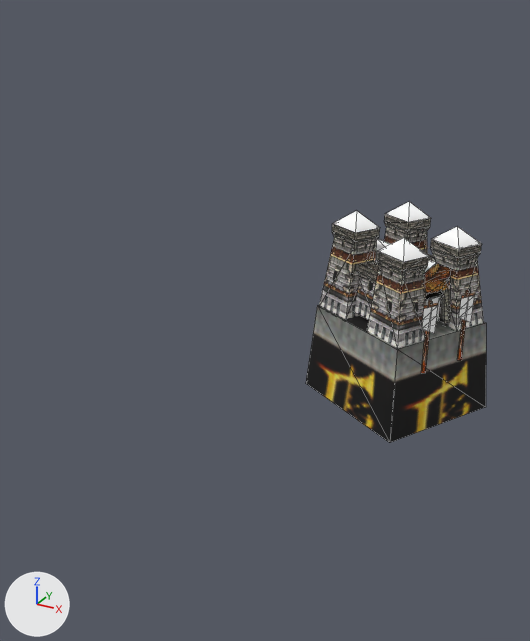
Two versions of the glTF model spikes/godot-gdext/assets/models/keep.glb, one commit apart.
Camera for both pictures: a 50 mm lens placed at (390.0, -1252.0, 558.0), pointed at (-254.0, -81.0, -28.0). The lights are fixed; the arrows at lower left show +X, +Y and +Z. The older version comes first. Mesh edges are drawn as thin lines. Vertices at exactly the same position are counted once.
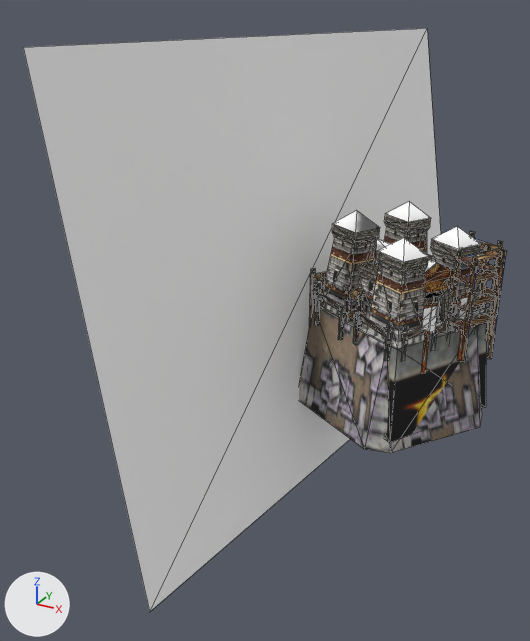
Pixel boxes [x1, y1, x2, y2] of what changed, in the pictures (530 x 641 px):
'Mesh_0', reshaped (168% wider, 142% taller): before [306, 202, 486, 443]; after [23, 28, 507, 612]
part 1 of me_mesh_0, added: after [299, 211, 507, 453]
part 2 of me_mesh_0, added: after [23, 28, 441, 612]

The change, as a list of edits to the scene's bpy script:
```text
Add img_doodads0_png:
    img_doodads0_png = load_image('Doodads0.png', 'textures/Doodads0.png', 256, 256, 'sRGB')
Add img_humanbase_png:
    img_humanbase_png = load_image('HumanBase.png', 'textures/HumanBase.png', 128, 128, 'sRGB')
Add img_deathsmug_png:
    img_deathsmug_png = load_image('DeathSmug.png', 'textures/DeathSmug.png', 64, 32, 'sRGB')
Add mat_material_3:
    mat_material_3 = principled_material('Material_3')
    mat_material_3.texture = img_doodads0_png
    mat_material_3.roughness = 0.9
Add mat_material_4:
    mat_material_4 = principled_material('Material_4')
    mat_material_4.texture = img_humanbase_png
    mat_material_4.roughness = 0.9
Add mat_material_2:
    mat_material_2 = principled_material('Material_2')
    mat_material_2.texture = img_deathsmug_png
    mat_material_2.roughness = 0.9
Add mat_material_5:
    mat_material_5 = principled_material('Material_5')
    mat_material_5.base_color = (1.0, 1.0, 1.0)  # white #ffffff
    mat_material_5.roughness = 0.9
Change me_mesh_0:
    used by ob_mesh_0; location = (0.0, 0.0, 0.0)
    remove me_mesh_0.from_pydata(...)  # 246 vertices, 255 faces; spans x -180.0..168.0, y -169.0..171.0, z -168.0..203.0
    add me_mesh_0.from_pydata(...)  # 1010 vertices, 1193 faces; spans x -357.0..171.0, y -550.0..661.0, z -366.0..501.0
    me_mesh_0 part 1: 746 vertices added at x -195.0..171.0, y -175.0..178.0, z -192.0..174.0
    me_mesh_0 part 2: 4 vertices added at x -357.0..-56.0, y -550.0..661.0, z -366.0..501.0
    other edits to the shape of me_mesh_0 do not show in these pictures
    add me_mesh_0.materials.append(mat_material_2)  # picture img_deathsmug_png
    add me_mesh_0.materials.append(mat_material_3)  # picture img_doodads0_png
    add me_mesh_0.materials.append(mat_material_4)  # picture img_humanbase_png
    add me_mesh_0.materials.append(mat_material_5)  # white #ffffff
```
